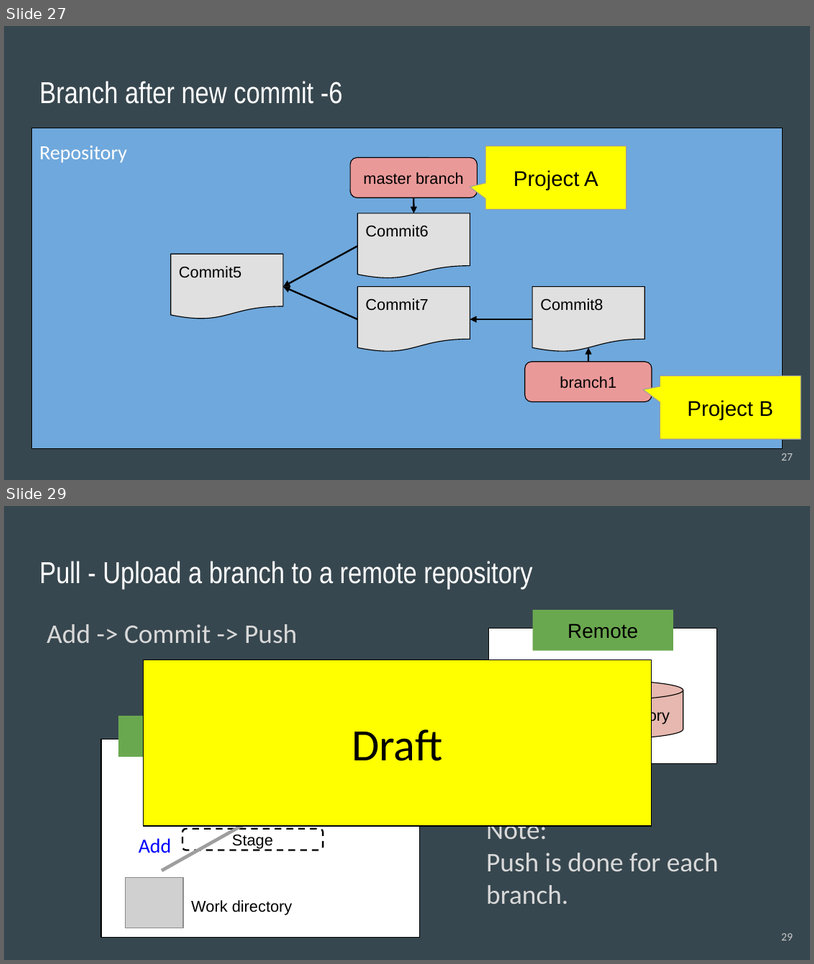
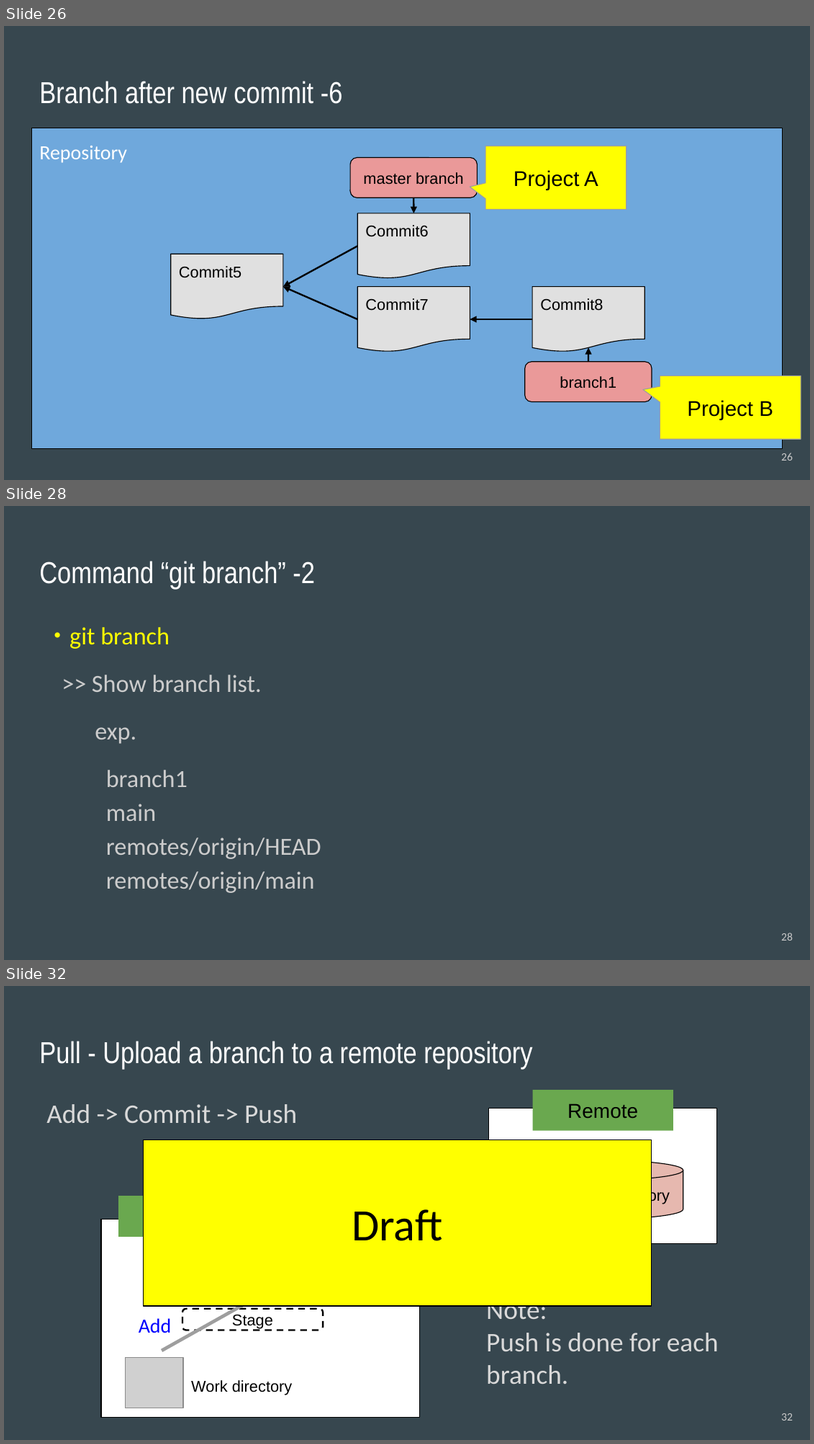
Before and after one commit to acchi17/StudyGit, a slide deck: GitStudySession.pptx. Shown one above the other, each under a label of ours: slides 27 and 29 before the commit, slides 26, 28 and 32 after it; the slides between them are not shown. The pictures are 814x964 and 814x1444 pixels, drawn with LibreOffice and Linux fonts; fonts in the diff are those of the drawing; grey boxes stand for pictures. Boxes give left, top, right and bottom in pixels: in the first picture for what was removed or moved away, otherwise in the second. Text is boxed around its words. In the diff, an @@ line names an element or a change of style, - is before the commit and + after.

Commit message:
Change@main

```diff
--- a/GitStudySession.pptx
+++ b/GitStudySession.pptx
@@ slide 28 added at (4, 506, 810, 960), background #37474F @@
@@ title added at (39, 561, 315, 590), 27 pt, text #FFFFFF @@
+Command “git branch” -2
@@ text added at (45, 627, 322, 893), 22 pt, text #CCCCCC @@
+・git branch
+>> Show branch list.
+exp.
+branch1
+main
+remotes/origin/HEAD
+remotes/origin/main
@@ page number added at (782, 932, 793, 940), 10 pt, text #CACACA @@
+28
@@ what was slide 27 is now slide 26 @@
@@ page number at (782, 452, 793, 460): text changed @@
-27
+26
@@ what was slide 29 is now slide 32 @@
@@ page number at (782, 1413, 793, 1420): text changed @@
-29
+32
```
Also in this commit, not shown: 11 slides changed, 5 other slides added.
